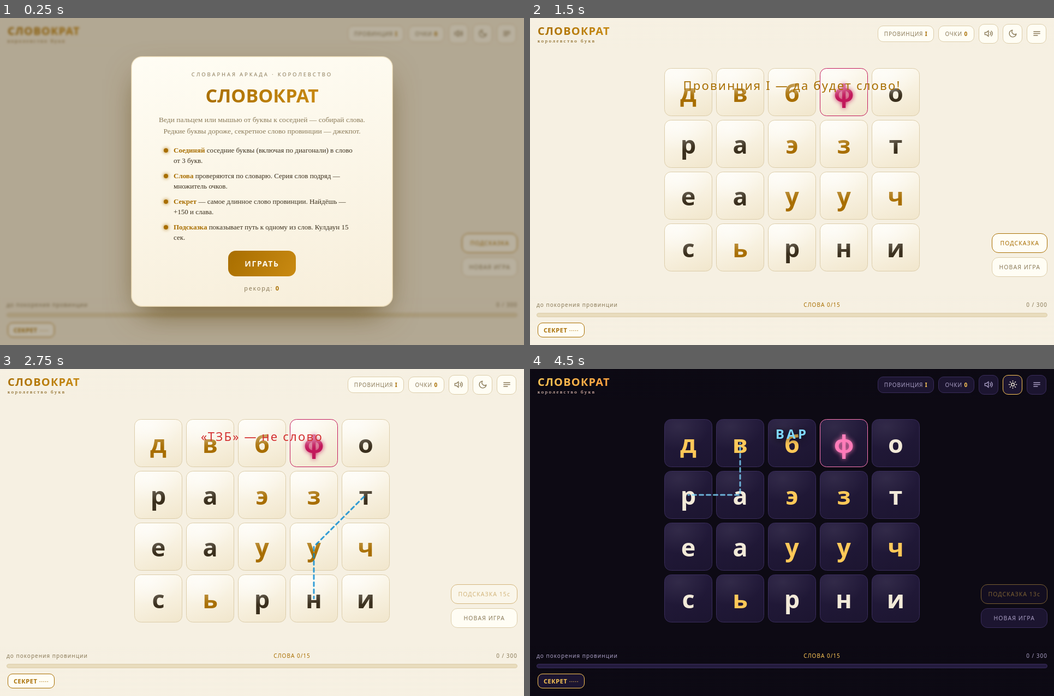
Above: before the commit, frames 1-4 (two rows, left to right).
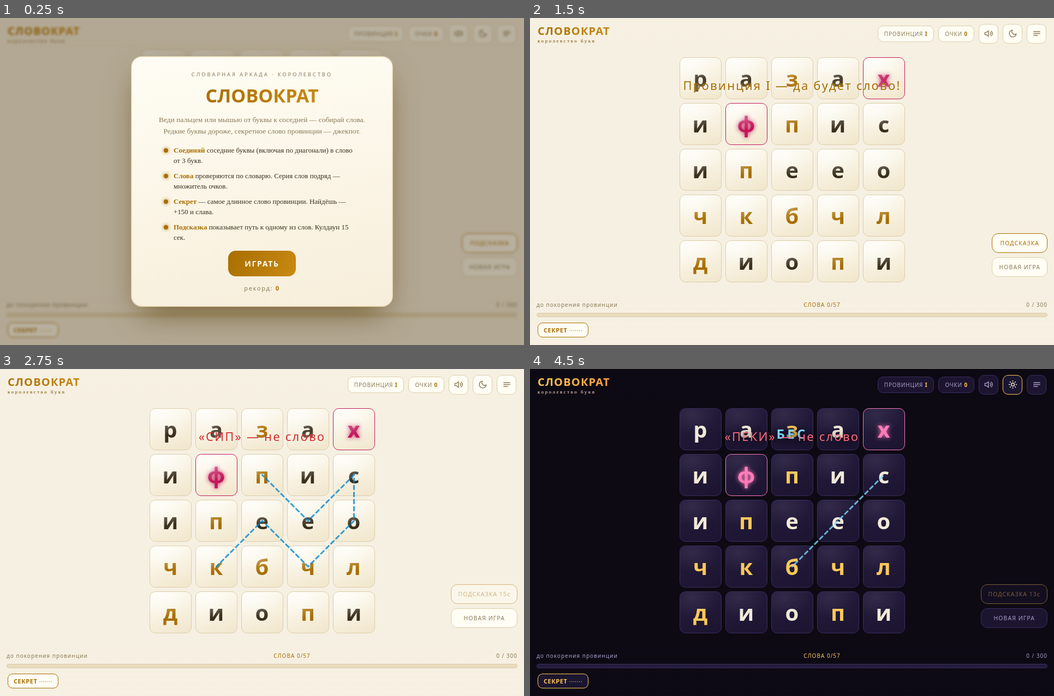
Above: after the commit, the same moments.

Repository: Kuvucu/games
Game: browser game, page slovokrat.html
Same seed, same stepped clock (60 frames per second), same inputs: the game is played once before the commit and once after it.
Inputs (mouse positions are in pixels of both pictures, inside the frame that each line leads up to; where the layout moved, square brackets give the same spot in the first picture):
- Up to frame 1 (0.25 s): no input
- Up to frame 2 (1.5 s): click "ИГРАТЬ" at 0.27 s; move the mouse to (792, 214) at 1.07 s; click (839, 76) [844, 93] at 1.27 s
- Up to frame 3 (2.75 s): move the mouse to (157, 499) at 1.67 s; click (167, 473) [157, 493] at 1.87 s; click "ПОДСКАЗКА" at 2.02 s; press the mouse at (366, 483) at 2.27 s; release the mouse at (262, 467) at 2.4 s; click (303, 473) [309, 493] at 2.47 s
- Up to frame 4 (4.5 s): move the mouse to (870, 597) at 2.87 s; click (792, 519) [792, 545] at 3.07 s; move the mouse to (661, 614) at 3.47 s; click (697, 610) at 3.67 s; press the mouse at (792, 467) at 4.07 s; release the mouse at (739, 646) at 4.2 s; click "Сменить тему" at 4.27 s

The runs differ from the first frame. In frame 1, less than 0.1% of the frame differs, in the area x 10-11%, y 94-97%; in frame 2, 8.9%; in frame 3, 9.5%; in frame 4, 17%, in the area x 9-75%, y 12-98%.

Commit message:
slovokrat: 5x5 board, planted words guarantee passable levels

Diff:
--- a/slovokrat.html
+++ b/slovokrat.html
@@ -266,7 +266,7 @@
   mode:'menu',            // menu | play
   prov:1, score:0, target:300,
   board:[],              // [{ch, rare}]
-  cols:5, rows:4,
+  cols:5, rows:5,
   sel:[],                // индексы выбранных
   found:new Set(),       // найденные слова провинции
   secret:'', secretFound:false,
@@ -342,12 +342,45 @@
   }
   return res;
 }
+// слова для «посадки» на поле: средние по длине, встречаются часто
+const DICT_PLANT = DICT.filter(w=>w.length>=4&&w.length<=7);
+// размещает слово по свободным соседним клеткам (как маршрут пальцем)
+function plantWord(cells,w){
+  const N=S.cols*S.rows;
+  const dirs=[[-1,-1],[-1,0],[-1,1],[0,-1],[0,1],[1,-1],[1,0],[1,1]];
+  for(let t=0;t<40;t++){
+    const start=Math.floor(Math.random()*N);
+    if(cells[start]&&cells[start]!==w[0])continue;
+    const path=[start], used=new Set([start]);
+    function dfs(i,d){
+      if(d===w.length)return true;
+      const r=Math.floor(i/S.cols),c=i%S.cols;
+      for(const[dr,dc]of dirs){
+        const nr=r+dr,nc=c+dc;
+        if(nr<0||nr>=S.rows||nc<0||nc>=S.cols)continue;
+        const ni=nr*S.cols+nc;
+        if(used.has(ni))continue;
+        if(cells[ni]&&cells[ni]!==w[d])continue;
+        used.add(ni);path.push(ni);
+        if(dfs(ni,d+1))return true;
+        path.pop();used.delete(ni);
+      }
+      return false;
+    }
+    if(dfs(start,1)){ path.forEach((cell,k)=>{cells[cell]=w[k];}); return true; }
+  }
+  return false;
+}
 function genBoard(){
   const N=S.cols*S.rows;
   let bestValid=[],bestPot=-1,bestBoard=null;
   for(let attempt=0;attempt<40;attempt++){
-    S.board=[];
-    for(let i=0;i<N;i++) S.board.push({ch:pickLetter()});
+    // «посадка» 2–4 слов, остальное — случайные буквы с весами частот
+    const cells=new Array(N).fill(null);
+    const plants=2+Math.floor(Math.random()*3);
+    for(let k=0;k<plants;k++) plantWord(cells,pick(DICT_PLANT));
+    for(let i=0;i<N;i++) if(!cells[i]) cells[i]=pickLetter();
+    S.board=cells.map(ch=>({ch}));
     // считаем валидные слова на поле
     const counts=boardCounts(); const valid=[];
     for(const w of DICT){ if(wordFits(w,{...counts})) valid.push(w); }
